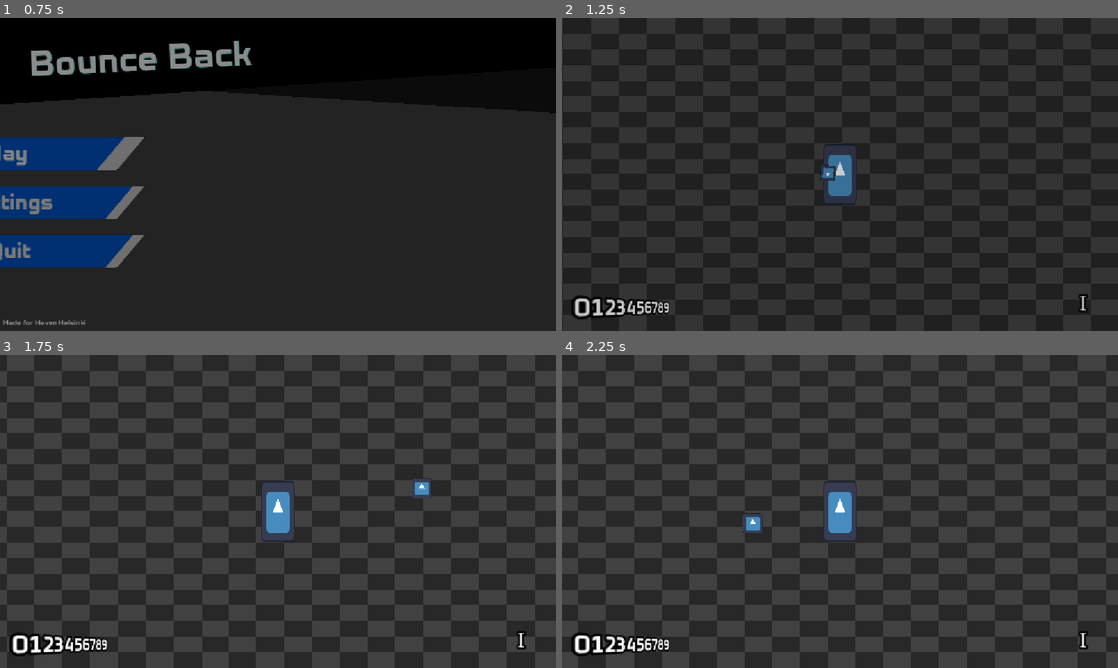
Above: before the commit, frames 1-4 (two rows, left to right).
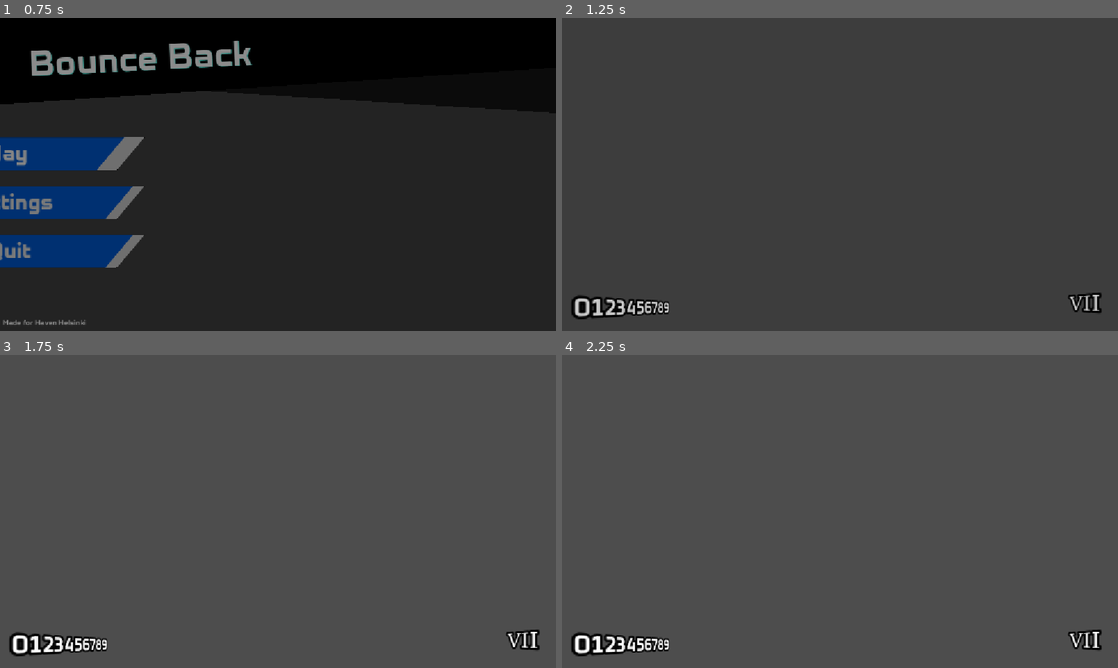
Above: after the commit, the same moments.

Repository: neilavesterinen/Haven-Bounce-Back-Shooter
Game: Godot game, scene res://Scenes/mainmenu/mainmenu.tscn
The game is run twice, just before and just after one commit, with the same random seed, the same clock (stepped at 60 frames per second) and the same inputs. The engine's default icon, where the game draws it, is replaced by a stand-in: a white triangle on a blue panel in a dark square. Sound files missing from this copy of the repository are replaced by a short silence.
Inputs (mouse positions are in pixels of both pictures, inside the frame that each line leads up to):
- Up to frame 1 (0.75 s): click "Play" at 0.5 s
- Up to frame 2 (1.25 s): no input
- Up to frame 3 (1.75 s): tap Enter at 1.25 s; move the mouse to (400, 495) at 1.27 s; hold Right (ui_right) from 1.28 s (still down); click (400, 495) at 1.35 s
- Up to frame 4 (2.25 s): release Right (ui_right) at 2 s; drag from (728, 527) to (812, 574) at 2.02 s

Frame 1 is identical in both runs. In frame 2, 50% of the frame differs, in the area x 0-100%, y 0-100%; in frame 3, 50%; in frame 4, 50%.
Error after the commit: Parse Error: Could not parse global class "Enemy" from "res://enemy/enemy.gd". (res://Scenes/game/game.gd:48)

Commit message:
kk

Diff:
--- a/Scenes/game/game.gd
+++ b/Scenes/game/game.gd
@@ -7,9 +7,19 @@
 
 @export var map: PackedScene
 @export var playersc: PackedScene
+@export var enemysc: PackedScene
+
+enum GameStates {
+	SHOP,
+	GAME,
+	DIE
+}
+var game_state: GameStates = GameStates.GAME
 
 @onready var pointstext: Label3D = $CanvasLayer/PointsT/SubViewport/Label3D
 @onready var stagetext: Label3D = $CanvasLayer/StageT/SubViewport2/Label3D
+
+var rng: RandomNumberGenerator = RandomNumberGenerator.new()
 
 static func int_to_roman(num: int) -> String:
 	if num <= 0 or num > 3999:
@@ -29,6 +39,16 @@
 func refresh_points() -> void:
 	pointstext.text = str(points).pad_zeros(9)
 
+func random_no_collide_position() -> Vector2:
+	return Vector2(rng.randi_range(-3000,3000), rng.randi_range(-3000,3000))
+
+func spawn_botwave(count: int) -> void:
+	for i in count:
+		var randloc: Vector2 = random_no_collide_position()
+		var ene: Enemy = enemysc.instantiate()
+		ene.position = randloc
+		add_child(ene)
+
 # game start
 func _ready() -> void:
 	# set guis to default
@@ -43,3 +63,5 @@
 	if playersc != null:
 		var playerc := playersc.instantiate()
 		add_child(playerc)
+
+	spawn_botwave(50)
--- a/Scenes/game/game.tscn
+++ b/Scenes/game/game.tscn
@@ -2,9 +2,10 @@
 
 [ext_resource type="Script" uid="uid://bxq8wfxht042s" path="res://Scenes/game/game.gd" id="1_u7m1m"]
 [ext_resource type="PackedScene" uid="uid://dw74b3kktlfsa" path="res://Scenes/map/map.tscn" id="2_g0siu"]
-[ext_resource type="AudioStream" uid="uid://dpaswaqhcyadu" path="res://Music/exitpremise.mp3" id="2_vjhi1"]
 [ext_resource type="PackedScene" uid="uid://crntnsto002yl" path="res://player/player.tscn" id="3_7pssd"]
 [ext_resource type="Theme" uid="uid://ceeh4w5x06ip" path="res://Scenes/mainmenu/mainmenu.tres" id="3_vjhi1"]
+[ext_resource type="AudioStream" uid="uid://dymxmxaav6h3h" path="res://Music/yea.mp3" id="4_7pssd"]
+[ext_resource type="PackedScene" uid="uid://ca3fe5qwrfnmj" path="res://enemy/enemy.tscn" id="4_d0b77"]
 
 [sub_resource type="SystemFont" id="SystemFont_g0siu"]
 font_names = PackedStringArray("Sans-Serif")
@@ -14,9 +15,10 @@
 script = ExtResource("1_u7m1m")
 map = ExtResource("2_g0siu")
 playersc = ExtResource("3_7pssd")
+enemysc = ExtResource("4_d0b77")
 
 [node name="bgmusic" type="AudioStreamPlayer" parent="." unique_id=677884528]
-stream = ExtResource("2_vjhi1")
+stream = ExtResource("4_7pssd")
 autoplay = true
 parameters/looping = true
 
--- a/enemy/enemy.gd
+++ b/enemy/enemy.gd
@@ -2,19 +2,23 @@
 class_name Enemy
 
 var MAX_HEALTH := 5
-var SPEED := 10
+var SPEED := 150
 
 @onready var nav_agent: NavigationAgent2D = $NavigationAgent2D
+@onready var icon: Sprite2D
 
 var health := MAX_HEALTH
 var player : Player
+
+func flash_red() -> void:
+
 
 func _ready() -> void:
 	nav_agent.path_desired_distance = 4.0
 	nav_agent.target_desired_distance = 4.0
 	player = get_tree().get_first_node_in_group("player")
 
-func _process(delta: float) -> void:
+func _process(_delta: float) -> void:
 	modulate.a = 1.0 / MAX_HEALTH * health
 
 	if health == 0:
--- a/player/player.gd
+++ b/player/player.gd
@@ -12,7 +12,7 @@
 var health := 10
 
 func _physics_process(delta: float) -> void:
-	var direction := Input.get_vector("ui_left", "ui_right", "ui_up", "ui_down")
+	var direction := Input.get_vector("left", "right", "up", "down")
 	if direction:
 		velocity = direction * SPEED
 	else:
--- a/project.godot
+++ b/project.godot
@@ -66,6 +66,30 @@
 "events": [Object(InputEventMouseButton,"resource_local_to_scene":false,"resource_name":"","device":-1,"window_id":0,"a …(253 unchanged characters)…
 ]
 }
+left={
+"deadzone": 0.2,
+"events": [Object(InputEventKey,"resource_local_to_scene":false,"resource_name":"","device":-1,"window_id":0,"alt_pressed":false,"shift_pressed":false,"ctrl_pressed":false,"meta_pressed":false,"pressed":false,"keycode":0,"physical_keycode":65,"key_label":0,"unicode":97,"location":0,"echo":false,"script":null)
+, Object(InputEventKey,"resource_local_to_scene":false,"resource_name":"","device":-1,"window_id":0,"alt_pressed":false,"shift_pressed":false,"ctrl_pressed":false,"meta_pressed":false,"pressed":false,"keycode":0,"physical_keycode":4194319,"key_label":0,"unicode":0,"location":0,"echo":false,"script":null)
+]
+}
+right={
+"deadzone": 0.2,
+"events": [Object(InputEventKey,"resource_local_to_scene":false,"resource_name":"","device":-1,"window_id":0,"alt_pressed":false,"shift_pressed":false,"ctrl_pressed":false,"meta_pressed":false,"pressed":false,"keycode":0,"physical_keycode":68,"key_label":0,"unicode":100,"location":0,"echo":false,"script":null)
+, Object(InputEventKey,"resource_local_to_scene":false,"resource_name":"","device":-1,"window_id":0,"alt_pressed":false,"shift_pressed":false,"ctrl_pressed":false,"meta_pressed":false,"pressed":false,"keycode":0,"physical_keycode":4194321,"key_label":0,"unicode":0,"location":0,"echo":false,"script":null)
+]
+}
+up={
+"deadzone": 0.2,
+"events": [Object(InputEventKey,"resource_local_to_scene":false,"resource_name":"","device":-1,"window_id":0,"alt_pressed":false,"shift_pressed":false,"ctrl_pressed":false,"meta_pressed":false,"pressed":false,"keycode":0,"physical_keycode":87,"key_label":0,"unicode":119,"location":0,"echo":false,"script":null)
+, Object(InputEventKey,"resource_local_to_scene":false,"resource_name":"","device":-1,"window_id":0,"alt_pressed":false,"shift_pressed":false,"ctrl_pressed":false,"meta_pressed":false,"pressed":false,"keycode":0,"physical_keycode":4194320,"key_label":0,"unicode":0,"location":0,"echo":false,"script":null)
+]
+}
+down={
+"deadzone": 0.2,
+"events": [Object(InputEventKey,"resource_local_to_scene":false,"resource_name":"","device":-1,"window_id":0,"alt_pressed":false,"shift_pressed":false,"ctrl_pressed":false,"meta_pressed":false,"pressed":false,"keycode":0,"physical_keycode":83,"key_label":0,"unicode":115,"location":0,"echo":false,"script":null)
+, Object(InputEventKey,"resource_local_to_scene":false,"resource_name":"","device":-1,"window_id":0,"alt_pressed":false,"shift_pressed":false,"ctrl_pressed":false,"meta_pressed":false,"pressed":false,"keycode":0,"physical_keycode":4194322,"key_label":0,"unicode":0,"location":0,"echo":false,"script":null)
+]
+}
 
 [layer_names]
 
Not shown, added: Music/yea.mp3.import
Not shown, added: Music/yea.mp3
Not shown, added: Music/yuh.m4a
